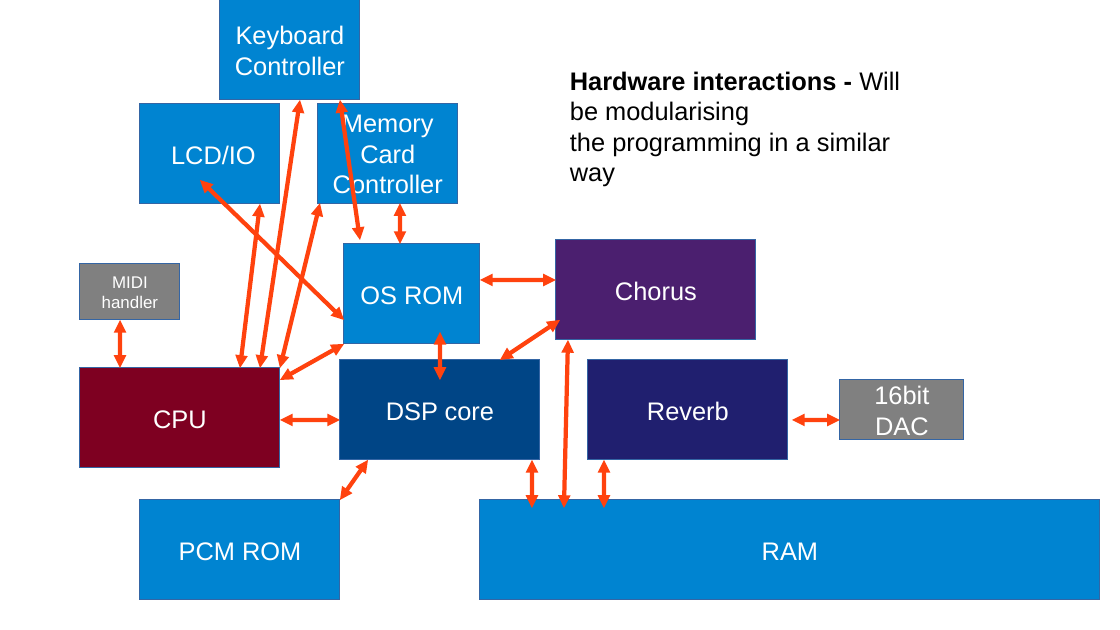
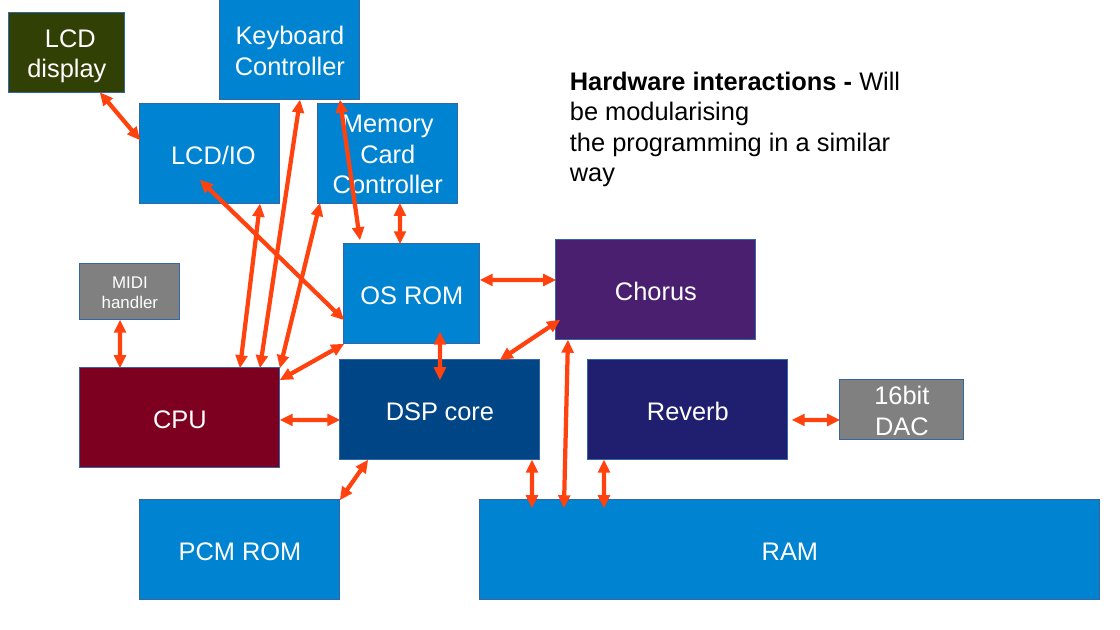
Before and after one commit to pxlsr/xD-49, a slide deck: slide 2 of Documentation/xD69.odp. Drawn at 1120x630 pixels with LibreOffice and Linux fonts; fonts in the diff are those of the drawing. Boxes give left, top, right and bottom in pixels: in the first picture for what was removed or moved away, otherwise in the second. Text is boxed around its words. In the diff, an @@ line names an element or a change of style, - is before the commit and + after.

```diff
--- a/Documentation/xD69.odp
+++ b/Documentation/xD69.odp
@@ rectangle added at <box>9,12,125,92</box>, fill #314004, outline #3465A4 0 pt, 18 pt, text #FFFFFF @@
+LCD display
@@ double arrow added from (140, 140) to (100, 92), #FF420E 3 pt @@
```
Also in this commit, not shown: 2 other slides changed, 2 other files.
